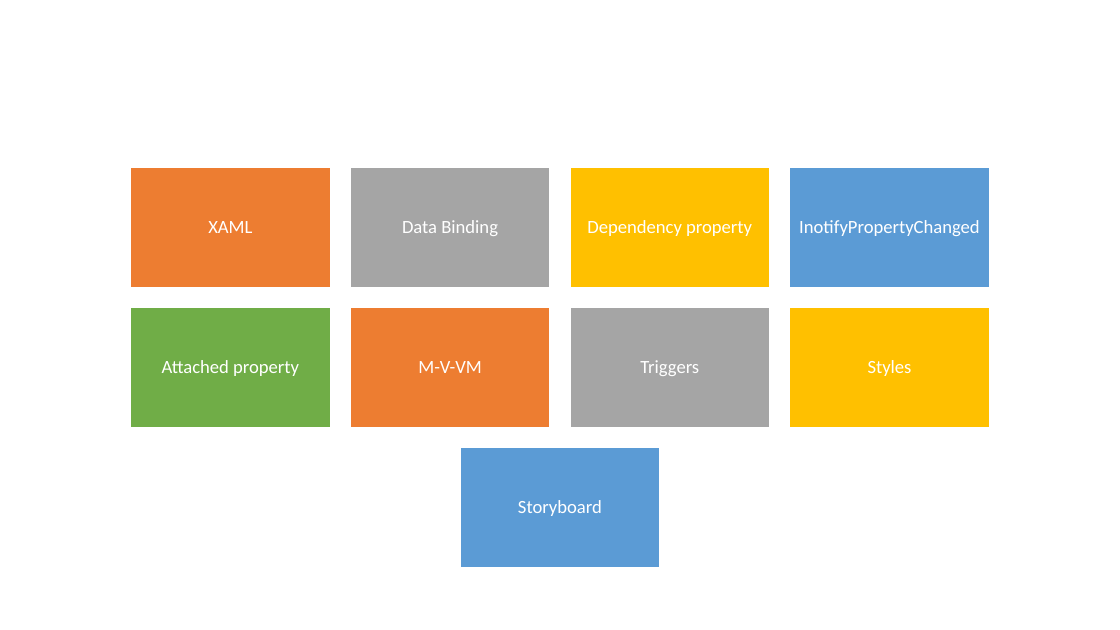
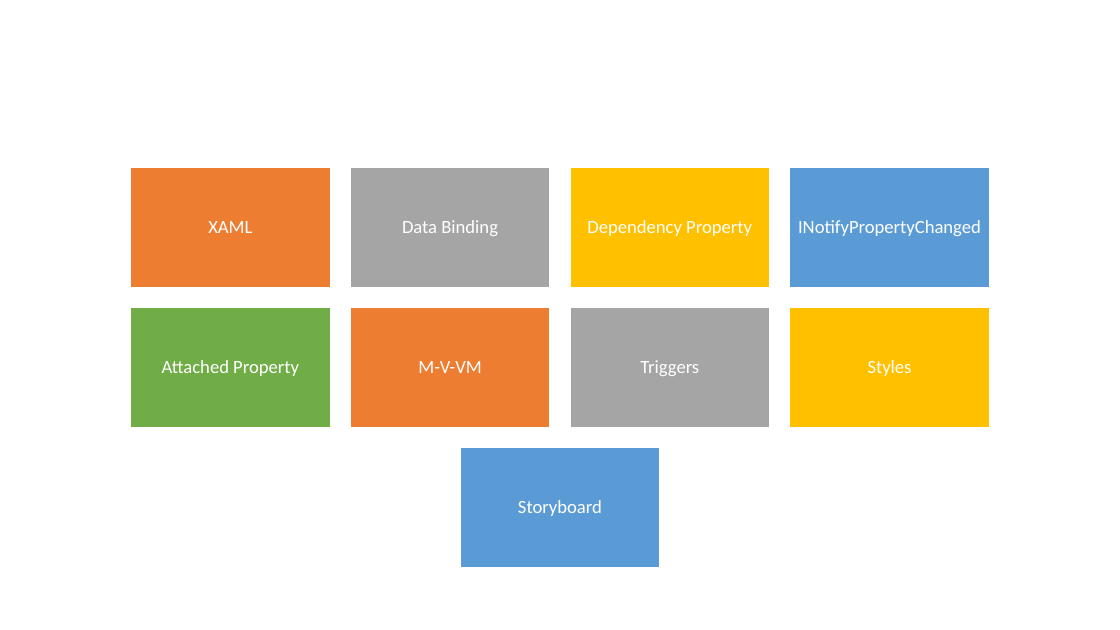
Before and after one commit to danieleromanazzi/wpf-tutorial, a slide deck: slide 4 of wpf-tutorial.pptx. Drawn at 1120x630 pixels with LibreOffice and Linux fonts; fonts in the diff are those of the drawing. Boxes give left, top, right and bottom in pixels: in the first picture for what was removed or moved away, otherwise in the second. Text is boxed around its words. In the diff, an @@ line names an element or a change of style, - is before the commit and + after.

```diff
--- a/wpf-tutorial.pptx
+++ b/wpf-tutorial.pptx
@@ text at [587,220,752,236]: text changed @@
-Dependency property
+Dependency Property
@@ text at [798,220,981,236]: text changed @@
-InotifyPropertyChanged
+INotifyPropertyChanged
@@ text at [162,360,299,376]: text changed @@
-Attached property
+Attached Property
```
Also in this commit, not shown: 1 other file.
